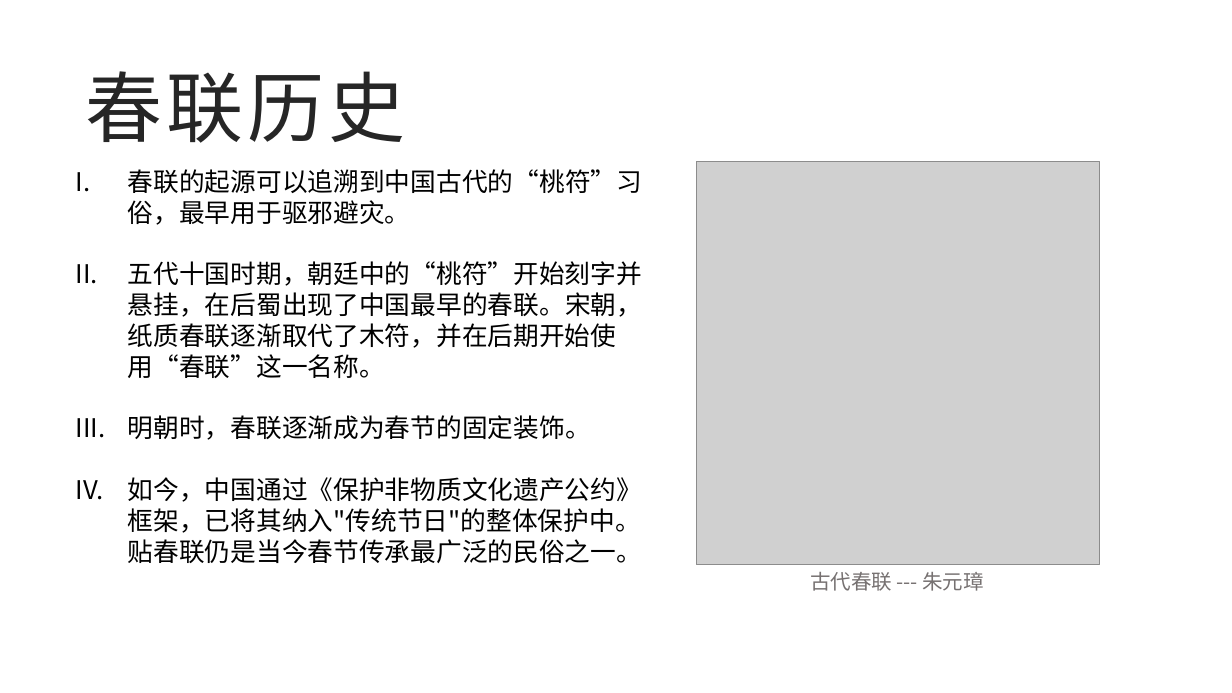
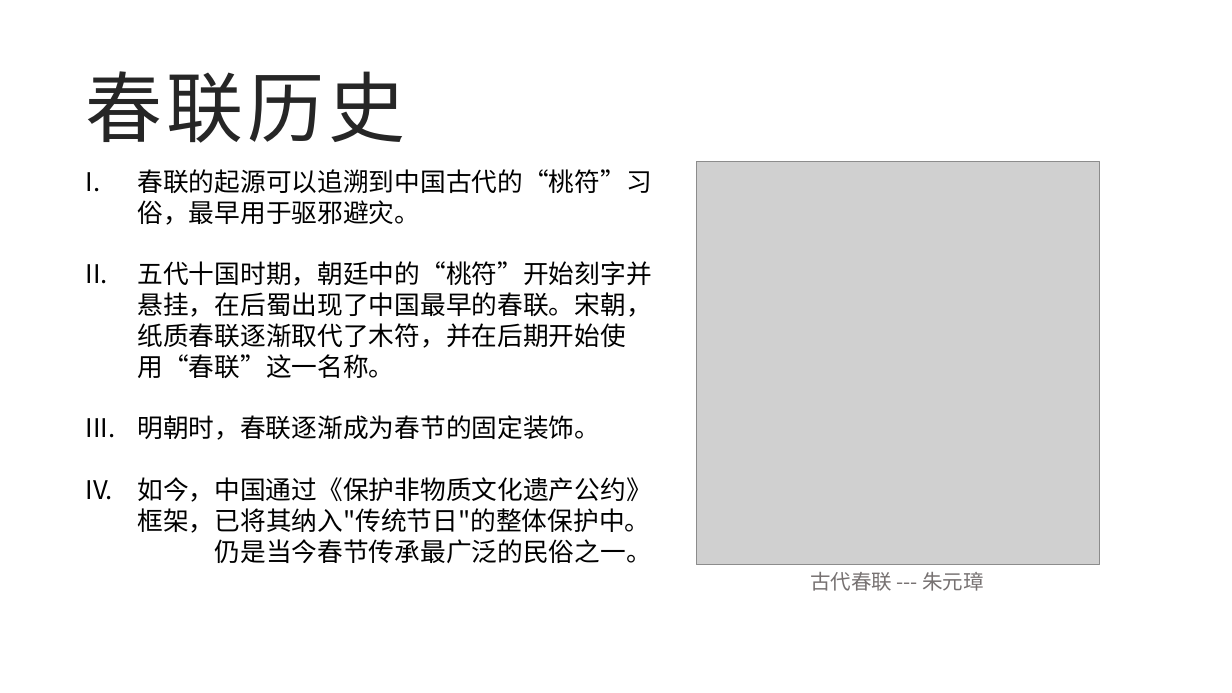
Before and after one commit to GEJISO/gejiso.github.io, a slide deck: slide 6 of downloads/关于对联的那些事.pptx. Drawn at 1232x693 pixels with LibreOffice and Linux fonts; fonts in the diff are those of the drawing; grey boxes stand for pictures; background and template pictures are left out. Boxes give left, top, right and bottom in pixels: in the first picture for what was removed or moved away, otherwise in the second. Text is boxed around its words. In the diff, an @@ line names an element or a change of style, - is before the commit and + after.

```diff
--- a/downloads/关于对联的那些事.pptx
+++ b/downloads/关于对联的那些事.pptx
@@ text "春联的起源可以追溯到中国古代的“桃符”习俗，最早用于驱邪避灾。": place and size @@
-text "春联的起源可以追溯到中国古代的“桃符”习俗，最早用于驱邪避灾。" at [128, 169, 642, 563]
+text "春联的起源可以追溯到中国古代的“桃符”习俗，最早用于驱邪避灾。" at [137, 169, 651, 563]
@@ text at [137, 477, 651, 563]: text colour #000000 to #FFFFFF in "如今，中国通过《保护非物质文化遗产公约》框架，已将其纳入"传统节日"的整体保护中。贴春联仍是当今春节传承最广泛的民俗之一 ..." @@
```
Also in this commit, not shown: 5 other slides changed.
